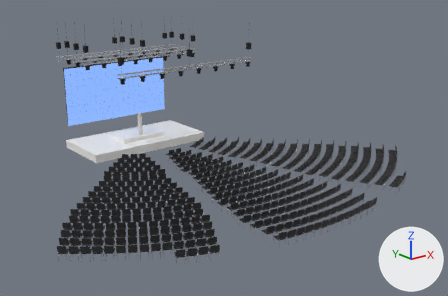
Two versions of the glTF model samples/conversation.glb, one commit apart.
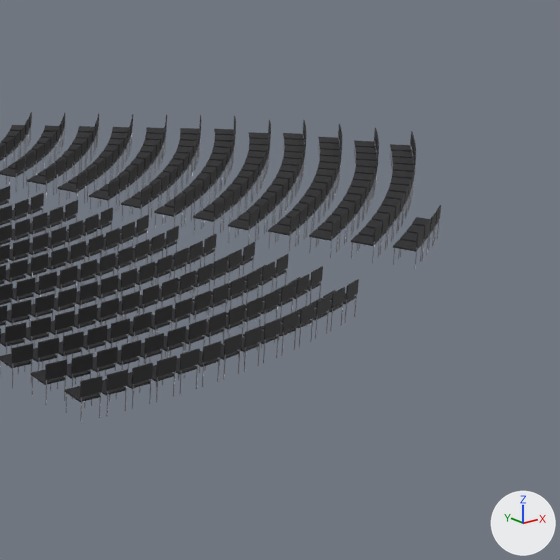
The first picture shows the older version from a 50 mm camera at (-24.3, -39.1, 14.5) aimed at (-0.3, -9.1, 2.5). The close-ups show the older and then the newer version on the part from 56% to 100% of the width and 33% to 100% of the height of that picture. Only the edits that show in the close-ups are written down. The axes (+X, +Y, +Z) are drawn at lower right. The lights are the same throughout. Where no turn or scale is listed for an object, it has been applied to the vertices.

In view in the first close-up: 'SEAT.T.5' and 243 more.
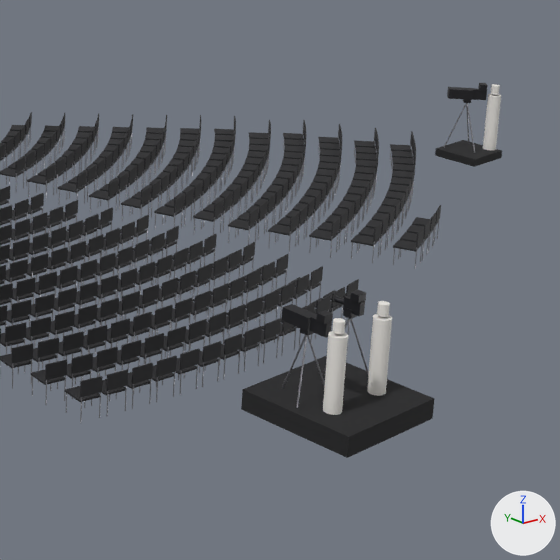
The change, as a list of edits to the scene's bpy script:
```text
Add ob_bc_cam_4_op:
    ob_bc_cam_4_op = bpy.data.objects.new('BC.CAM.4.OP', me_bc_cam_4_op)  # 72 vertices, 128 faces; spans x -0.17..0.17, y -0.17..0.17, z 0.0..1.75; in mat_sc_reference_figure (white #ebe8e3)
    ob_bc_cam_4_op.location = (15.52, -13.46, 0.2)
Add ob_bc_cam_2_op:
    ob_bc_cam_2_op = bpy.data.objects.new('BC.CAM.2.OP', me_bc_cam_2_op)  # 72 vertices, 128 faces; spans x -0.17..0.17, y -0.17..0.17, z 0.0..1.75; in mat_sc_reference_figure (white #ebe8e3)
    ob_bc_cam_2_op.location = (0.63, -21.21, 0.41)
Add ob_bc_cam_1_op:
    ob_bc_cam_1_op = bpy.data.objects.new('BC.CAM.1.OP', me_bc_cam_1_op)  # 72 vertices, 128 faces; spans x -0.17..0.17, y -0.17..0.17, z 0.0..1.75; in mat_sc_reference_figure (white #ebe8e3)
    ob_bc_cam_1_op.location = (-0.63, -21.21, 0.41)
Add ob_bc_cam_4_support:
    ob_bc_cam_4_support = bpy.data.objects.new('BC.CAM.4.SUPPORT', me_bc_cam_4_support)  # 109 vertices, 204 faces; spans x -0.357..0.478, y -0.479..0.353, z -1.506..-0.06; in mat_sc_camera (black #26262a), mat_sc_leg_steel (grey #9a9aa0)
    ob_bc_cam_4_support.location = (15.02, -12.97, 1.7)
Add ob_bc_cam_4:
    ob_bc_cam_4 = bpy.data.objects.new('BC.CAM.4', me_sc_cam_hdc3500_uhd_digisuper_90_uj90x9b)  # a box spanning x -69.0..69.0, y -134.0..134.0, z -480.0..-112.0; a box spanning x -110.0..110.0, y -284.0..-134.0, z -460.0..-280.0; a box spanning x -125.0..125.0, y -128.0..128.0, z -112.0..498.0; in mat_sc_camera (black #26262a)
    ob_bc_cam_4.parent = ob_80_01_cameras
    ob_bc_cam_4.location = (15019.0, -1703.0, -12966.0)
    ob_bc_cam_4.rotation_euler = (0.0242, -0.792, 0.0)  # degrees (1.4, -45, 0)
Add ob_80_01_cameras:
    ob_80_01_cameras = bpy.data.objects.new('80_01_CAMERAS', None)
    ob_80_01_cameras.parent = ob_80_broadcast
    ob_80_01_cameras.location = (0.0, 0.0, 0.0)
Add ob_80_broadcast:
    ob_80_broadcast = bpy.data.objects.new('80_BROADCAST', None)
    ob_80_broadcast.parent = ob_stagecraft
    ob_80_broadcast.location = (0.0, 0.0, 0.0)
Add ob_bc_cam_2_support:
    ob_bc_cam_2_support = bpy.data.objects.new('BC.CAM.2.SUPPORT', me_bc_cam_2_support)  # 109 vertices, 204 faces; spans x -0.424..0.437, y -0.267..0.495, z -1.506..-0.06; in mat_sc_camera (black #26262a), mat_sc_leg_steel (grey #9a9aa0)
    ob_bc_cam_2_support.location = (0.61, -20.51, 1.91)
Add ob_bc_cam_2:
    ob_bc_cam_2 = bpy.data.objects.new('BC.CAM.2', me_sc_cam_hdc3500_cj20ex7_8b)  # 52 vertices, 88 faces; spans x -0.109..0.116, y -0.254..0.35, z -0.137..0.283; in mat_sc_camera (black #26262a)
    ob_bc_cam_2.location = (0.61, -20.51, 1.91)
Add ob_bc_cam_1_support:
    ob_bc_cam_1_support = bpy.data.objects.new('BC.CAM.1.SUPPORT', me_bc_cam_1_support)  # 109 vertices, 204 faces; spans x -0.437..0.424, y -0.267..0.495, z -1.506..-0.06; in mat_sc_camera (black #26262a), mat_sc_leg_steel (grey #9a9aa0)
    ob_bc_cam_1_support.location = (-0.61, -20.51, 1.91)
Add ob_bc_cam_1:
    ob_bc_cam_1 = bpy.data.objects.new('BC.CAM.1', me_sc_cam_hdc3500_uhd_digisuper_90_uj90x9b)  # a box spanning x -69.0..69.0, y -134.0..134.0, z -480.0..-112.0; a box spanning x -110.0..110.0, y -284.0..-134.0, z -460.0..-280.0; a box spanning x -125.0..125.0, y -128.0..128.0, z -112.0..498.0; in mat_sc_camera (black #26262a)
    ob_bc_cam_1.parent = ob_80_01_cameras
    ob_bc_cam_1.location = (-609.6, -1906.0, -20513.0)
    ob_bc_cam_1.rotation_euler = (0.0138, 0.0272, 0.0)  # degrees (0.8, 1.6, 0)
Add ob_bc_platform_side_r:
    ob_bc_platform_side_r = bpy.data.objects.new('BC.PLATFORM.SIDE.R', me_bc_platform_side_r)  # a box spanning x 14.41..15.629, y -13.776..-12.556, z 0.0..0.203; in mat_sc_camera_platform (black #1e1e20)
    ob_bc_platform_side_r.location = (0.0, 0.0, 0.0)
Add ob_bc_platform_foh:
    ob_bc_platform_foh = bpy.data.objects.new('BC.PLATFORM.FOH', me_bc_platform_foh)  # a box spanning x -1.22..1.22, y -22.05..-19.61, z 0.0..0.41; in mat_sc_camera_platform (black #1e1e20)
    ob_bc_platform_foh.location = (0.0, 0.0, 0.0)
```

Boxes (x1, y1, x2, y2) around the edits, measured in the close-ups (560 x 560 px):
'BC.PLATFORM.FOH', added (black)
    after: (241, 356, 434, 458)
'BC.CAM.1.OP', added
    after: (323, 318, 348, 415)
'BC.CAM.2.OP', added
    after: (367, 301, 392, 396)
'BC.PLATFORM.SIDE.R', added (black)
    after: (435, 140, 502, 167)
'BC.CAM.1', added (black)
    after: (282, 304, 333, 338)
'BC.CAM.4.OP', added
    after: (483, 84, 501, 150)
'BC.CAM.4', added (black)
    after: (447, 83, 488, 100)
'BC.CAM.2', added (black)
    after: (334, 290, 366, 316)
'BC.CAM.1.SUPPORT', added
    after: (282, 328, 325, 408)
'BC.CAM.2.SUPPORT', added
    after: (324, 307, 369, 374)
'BC.CAM.4.SUPPORT', added
    after: (444, 99, 475, 153)
